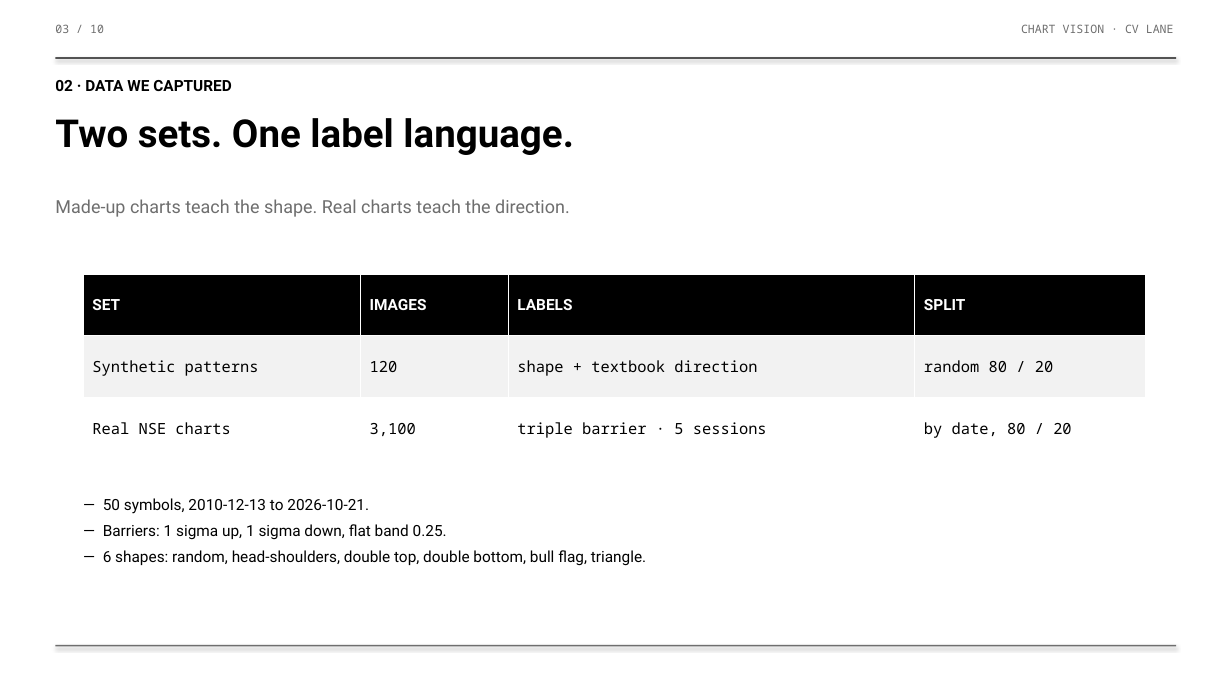
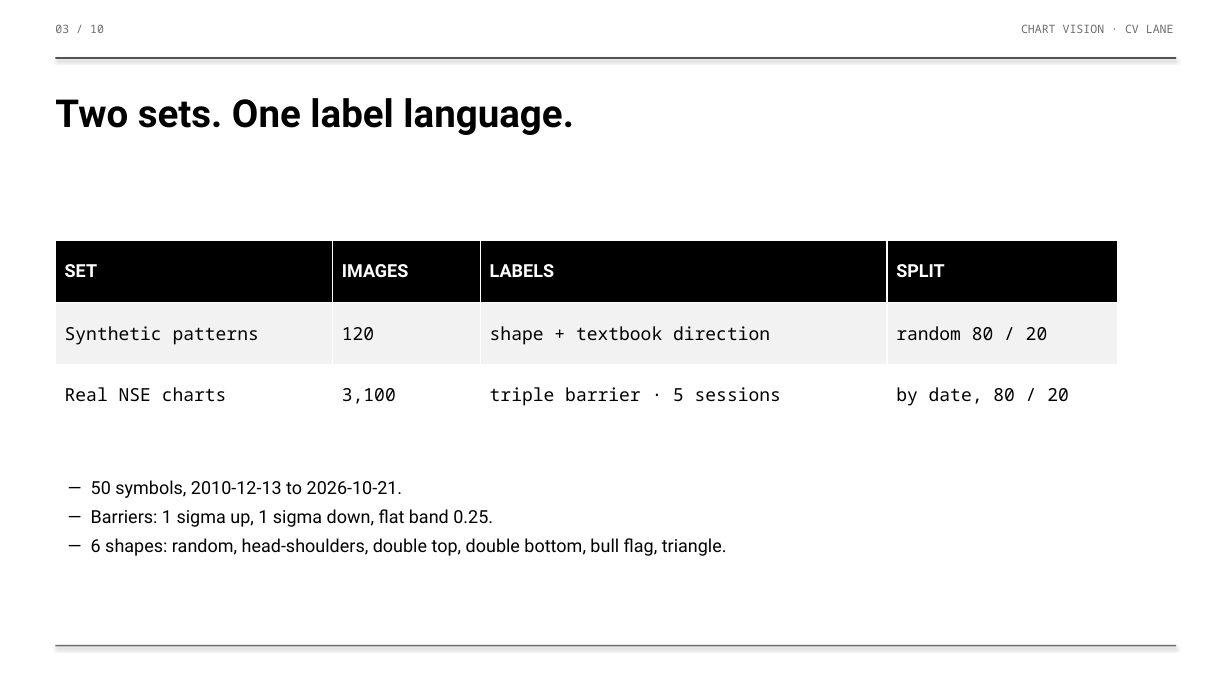
Before and after one commit to DharmilG/Stock-Direction-Predictor, a slide deck: slide 8 of CV/slides/Chart_Vision_Review.pptx (slide 3 before the commit). Drawn at 1232x693 pixels with LibreOffice and Linux fonts; fonts in the diff are those of the drawing. Boxes give left, top, right and bottom in pixels: in the first picture for what was removed or moved away, otherwise in the second. Text is boxed around its words. In the diff, an @@ line names an element or a change of style, - is before the commit and + after.

```diff
--- a/CV/slides/Chart_Vision_Review.pptx
+++ b/CV/slides/Chart_Vision_Review.pptx
@@ text "Two sets. One label language.": place and size @@
-text "Two sets. One label language." at <box>55,118,573,155</box>
+text "Two sets. One label language." at <box>55,98,573,135</box>
@@ text removed at <box>55,80,231,91</box> @@
-02 · DATA WE CAPTURED
@@ text removed at <box>55,199,570,217</box> @@
-Made-up charts teach the shape. Real charts teach the direction.
@@ table at <box>55,241,1118,426</box> @@
@@ size 12 to 14 pt @@
@@ table: place and size @@
-table at <box>83,274,1146,459</box>
+table at <box>55,241,1118,426</box>
@@ text "— 50 symbols, 2010-12-13 to ...": place and size @@
-text "— 50 symbols, 2010-12-13 to ..." at <box>103,498,646,566</box>
+text "— 50 symbols, 2010-12-13 to ..." at <box>91,480,727,556</box>
@@ text "— 50 symbols, 2010-12-13 to ..." at <box>91,480,727,556</box>: size 12 to 14 pt @@
```
Also in this commit, not shown: 13 other slides changed, 1 slide added, 1 slide removed, 1 other file.
